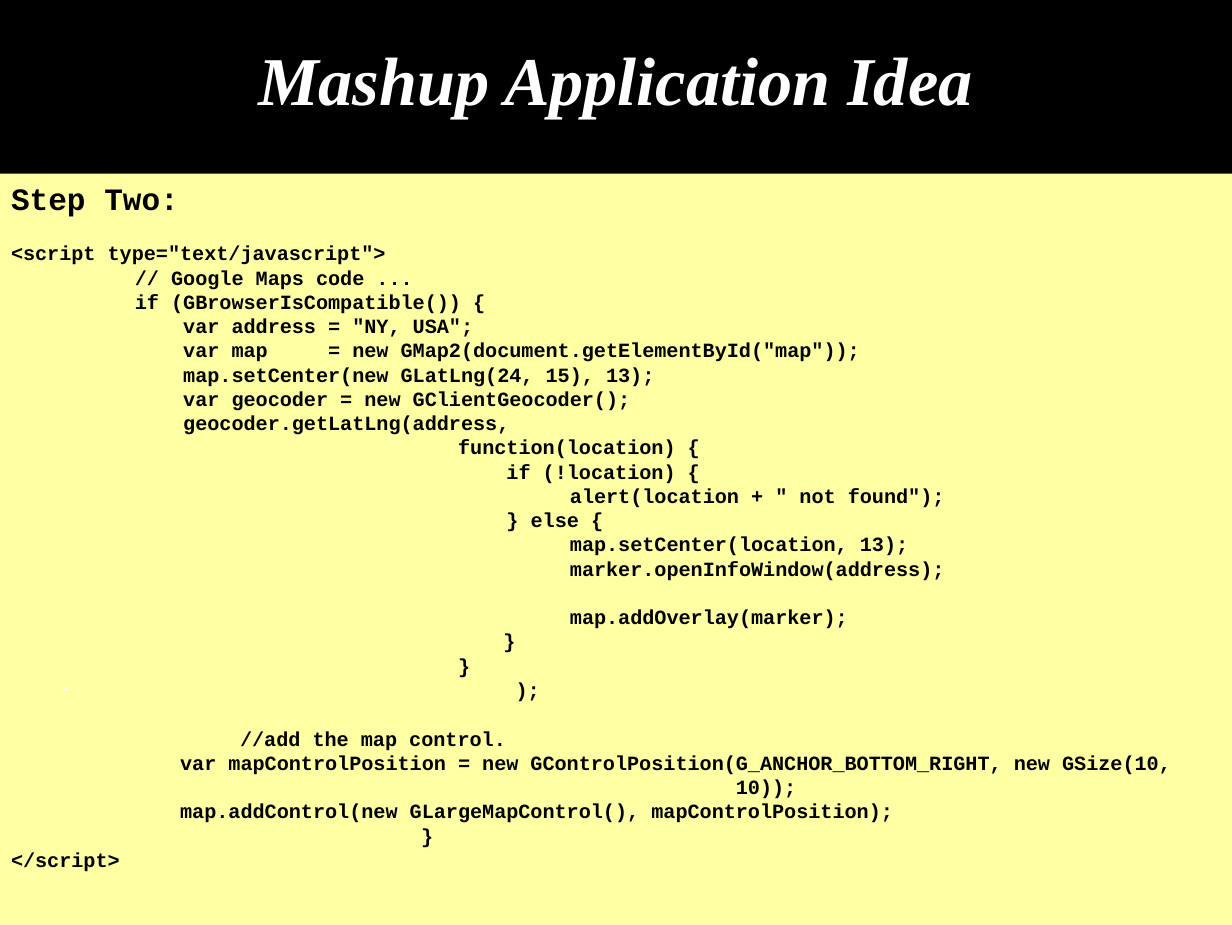
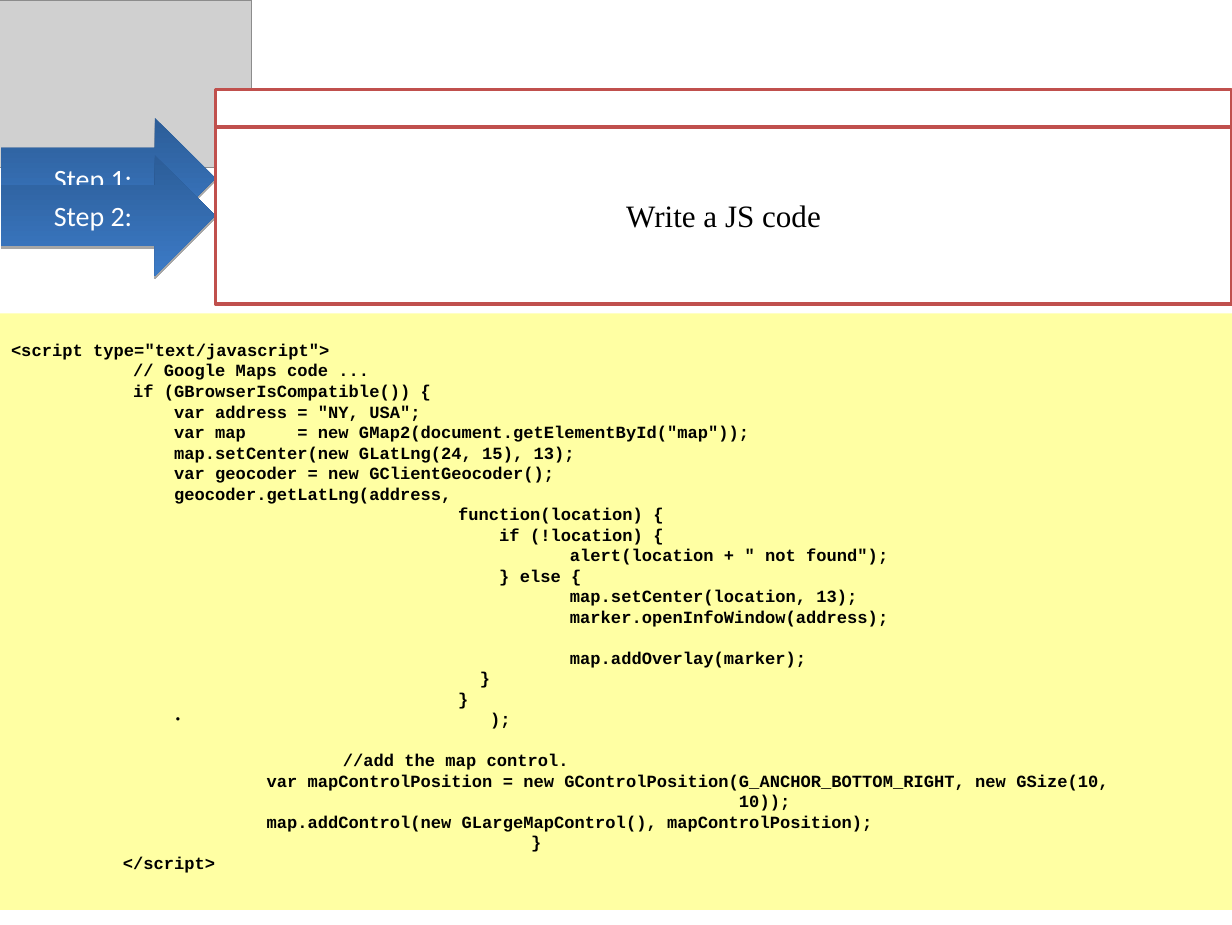
Before and after one commit to demo007/mashups4jsf, a slide deck: slide 27 of overview-architecture/JavaOne-2010/S314070_BURNS_SALEH_MASHUPS.odp (slide 24 before the commit). Drawn at 1232x925 pixels with LibreOffice and Linux fonts; fonts in the diff are those of the drawing; grey boxes stand for pictures. Boxes give left, top, right and bottom in pixels: in the first picture for what was removed or moved away, otherwise in the second. Text is boxed around its words. In the diff, an @@ line names an element or a change of style, - is before the commit and + after.

Commit message:
modifying the styles.

```diff
--- a/overview-architecture/JavaOne-2010/S314070_BURNS_SALEH_MASHUPS.odp
+++ b/overview-architecture/JavaOne-2010/S314070_BURNS_SALEH_MASHUPS.odp
@@ background #000000 to #FFFFFF @@
@@ picture added at [0, 0, 252, 168] @@
@@ title removed at [61, 1, 1171, 155] @@
-Mashup Application Idea
@@ rectangle added at [216, 89, 1232, 285], fill #FFFFFF, outline #C0504D 2.01 pt, 20 pt, text #000000 @@
+Go to the Google Maps API documentation site for creating the map:
+http://code.google.com/apis/maps/documentation/javascript
@@ freeform shape added at [1, 117, 216, 238], fill gradient #2C5D98 to #3C7BC7, 18 pt, text #FFFFFF @@
+Step 1:
@@ rectangle added at [216, 127, 1232, 304], fill #FFFFFF, outline #C0504D 2.01 pt, 20 pt, text #000000 @@
+Write a JS code
@@ freeform shape added at [1, 155, 216, 276], fill gradient #2C5D98 to #3C7BC7, 18 pt, text #FFFFFF @@
+Step 2:
@@ text in rectangle at [11, 189, 179, 217]: paragraph removed @@
-Step Two:
@@ rectangle "<script type="text/javascript">": place and size @@
-rectangle "<script type="text/javascript">" at [0, 173, 1232, 925]
+rectangle "<script type="text/javascript">" at [0, 313, 1232, 909]
@@ rectangle "<script type="text/javascript">" at [0, 313, 1232, 909]: size 13 to 11 pt; indent changed; bullet colour #FFFFFF to #000000 @@
```
Also in this commit, not shown: 8 other slides changed, 5 slides added, 1 slide removed.
